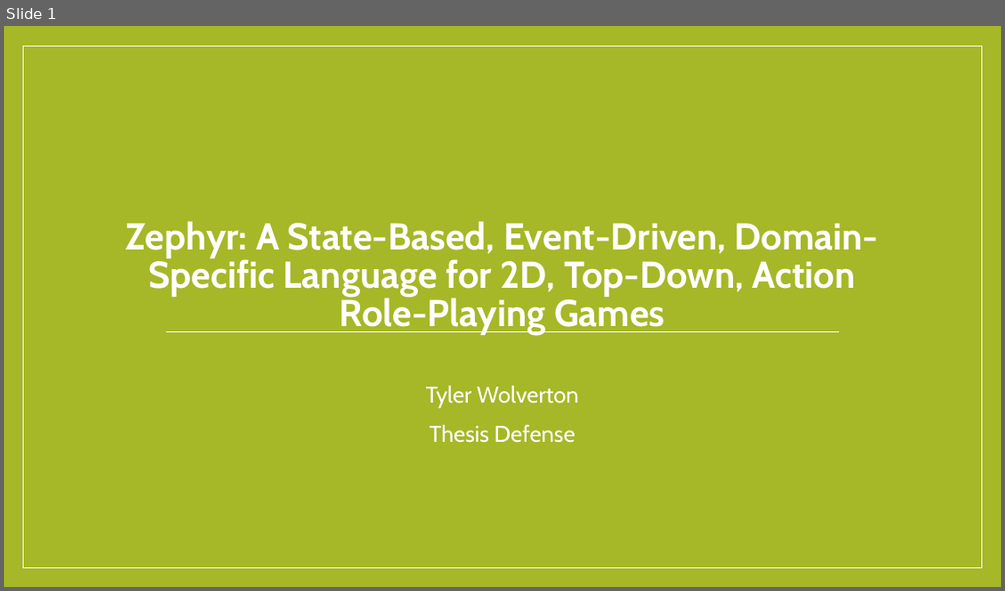
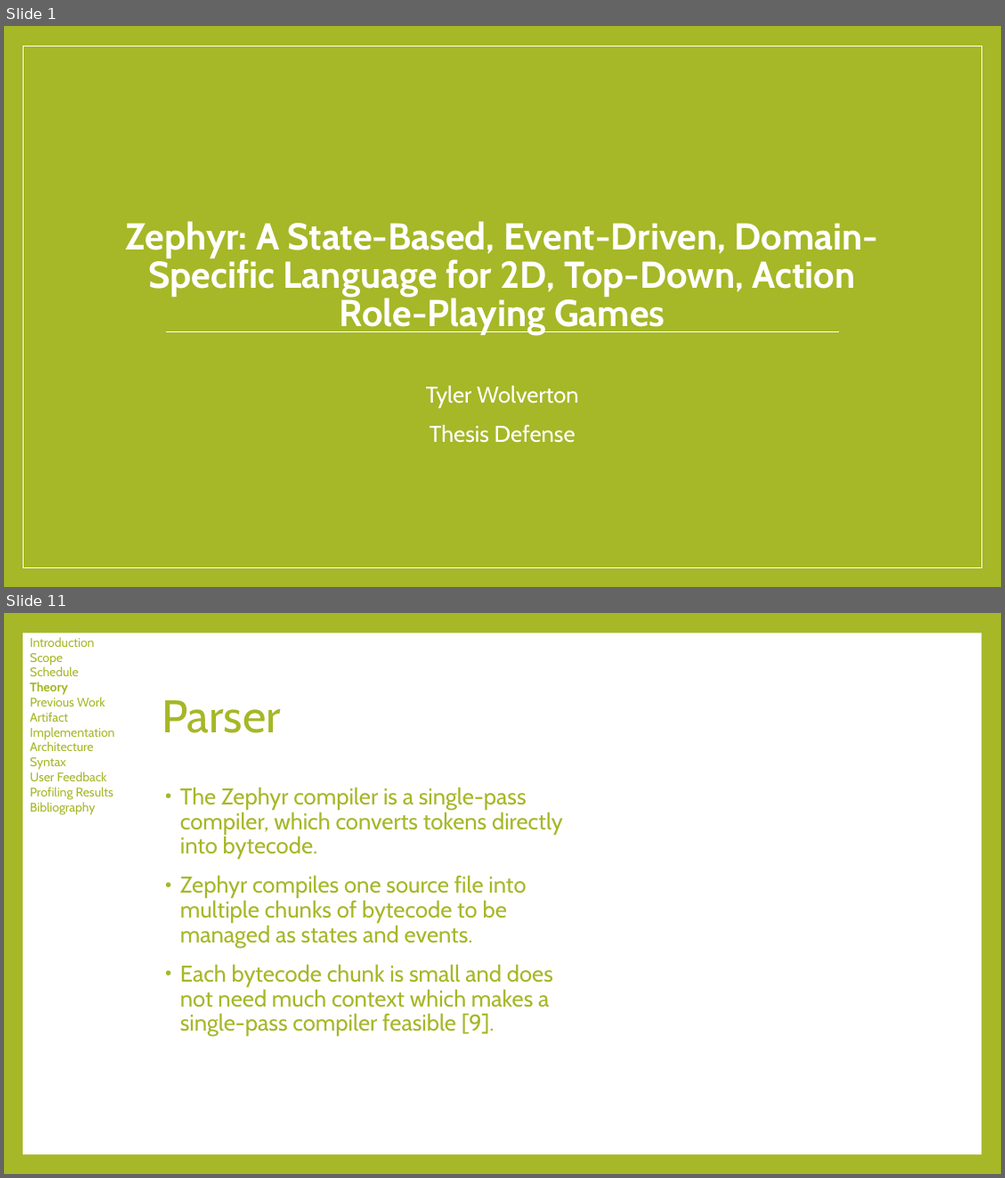
Before and after one commit to tylerwolverton/Guildhall, a slide deck: Zephyr/Documentation/Wolverton_Defense_Slides.pptx. Shown one above the other, each under a label of ours: slide 1 before the commit, slides 1 and 11 after it; the slides between them are not shown. The pictures are 1005x591 and 1005x1178 pixels, drawn with LibreOffice and Linux fonts; fonts in the diff are those of the drawing. Boxes give left, top, right and bottom in pixels: in the first picture for what was removed or moved away, otherwise in the second. Text is boxed around its words. In the diff, an @@ line names an element or a change of style, - is before the commit and + after.

```diff
--- a/Zephyr/Documentation/Wolverton_Defense_Slides.pptx
+++ b/Zephyr/Documentation/Wolverton_Defense_Slides.pptx
@@ slide 11 added at (4, 613, 1001, 1174), background #A6B727 @@
@@ rectangle added at (23, 633, 981, 1154), fill #FFFFFF @@
@@ text added at (30, 637, 114, 815), 12 pt, text #A6B727 @@
+Introduction
+Scope
+Schedule
+Theory
+Previous Work
+Artifact
+Implementation
+Architecture
+Syntax
+User Feedback
+Profiling Results
+Bibliography
@@ title added at (162, 700, 281, 733), 44 pt, text #A6B727 @@
+Parser
@@ text added at (180, 787, 563, 1036), 22 pt, text #A6B727 @@
+• The Zephyr compiler is a single-pass compiler, which converts tokens directly into bytecode.
+• Zephyr compiles one source file into multiple chunks of bytecode to be managed as states and events.
+• Each bytecode chunk is small and does not need much context which makes a single-pass compiler feasible [9].
```
Also in this commit, not shown: 12 slides changed, 13 other slides added.
